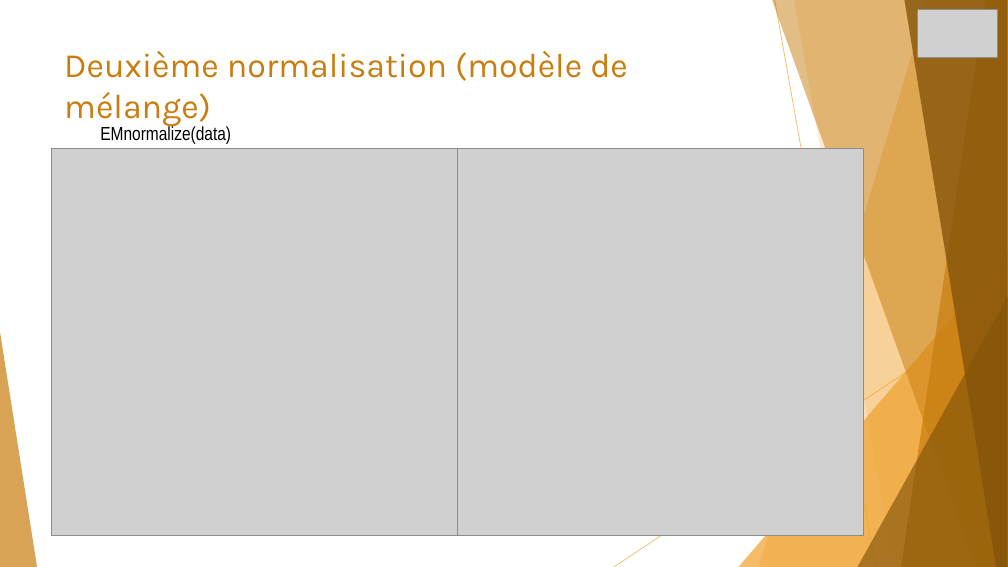
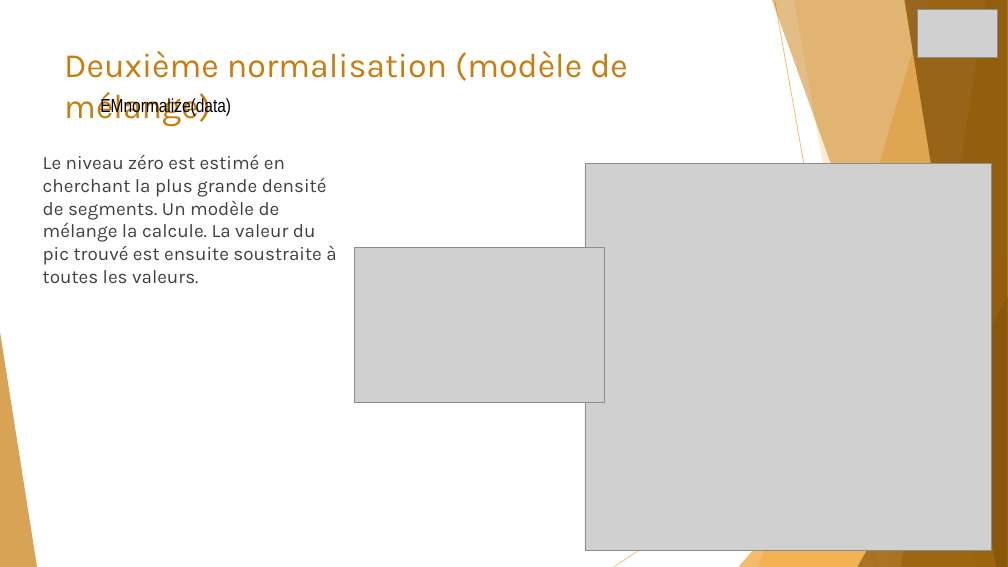
Before and after one commit to Elie-Bordron/DEA-dataviz, a slide deck: slide 8 of docs/docs_I_made/slides/rCGH.pptx (slide 7 before the commit). Drawn at 1008x567 pixels with LibreOffice and Linux fonts; fonts in the diff are those of the drawing; grey boxes stand for pictures. Boxes give left, top, right and bottom in pixels: in the first picture for what was removed or moved away, otherwise in the second. Text is boxed around its words. In the diff, an @@ line names an element or a change of style, - is before the commit and + after.

```diff
--- a/docs/docs_I_made/slides/rCGH.pptx
+++ b/docs/docs_I_made/slides/rCGH.pptx
@@ text "EMnormalize(data)": place and size @@
-text "EMnormalize(data)" at (100,125,231,144)
+text "EMnormalize(data)" at (100,97,231,116)
@@ picture removed at (51,148,457,535) @@
@@ picture removed at (457,148,864,535) @@
@@ text added at (43,154,336,283), 18 pt, text #404040 @@
+Le niveau zéro est estimé en cherchant la plus grande densité de segments. Un modèle de mélange la calcule. La valeur du pic trouvé est ensuite soustraite à toutes les valeurs.
@@ picture added at (585,164,991,551) @@
@@ picture added at (354,247,604,402) @@
```
Also in this commit, not shown: 2 other slides changed, 2 slides added, 26 other files.
